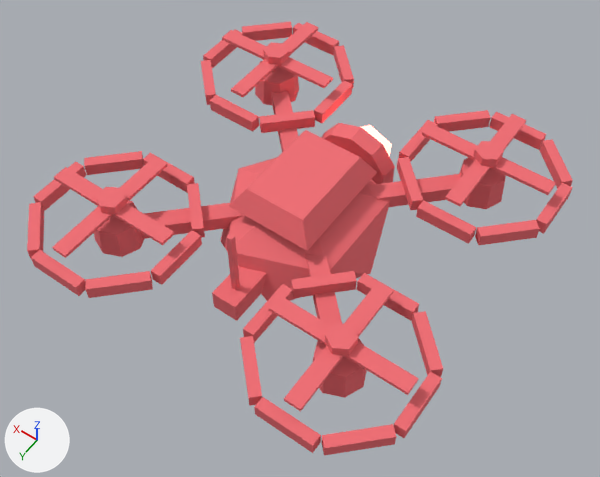
Before and after pictures for a commit that changed the glTF model public/assets/models/enemy_drone.glb.
Rendered twice from a 50 mm camera at (-0.67, 0.953, 1.424) aimed at (-0.015, 0.036, -0.017). Lighting does not change. The marker at lower left points along +X, +Y and +Z. The older version comes first. Where no turn or scale is listed for an object, it has been applied to the vertices.

Objects in the first picture: 'arm_LB', 'arm_LF', 'arm_RB', 'arm_RF', 'eye_ring', 'guard_LB', 'guard_LF', 'guard_RB', 'guard_RF', 'hull', 'motor_LB', 'rotor_LB', 'rotor_LF', 'rotor_RB', 'rotor_RF' and 4 more.
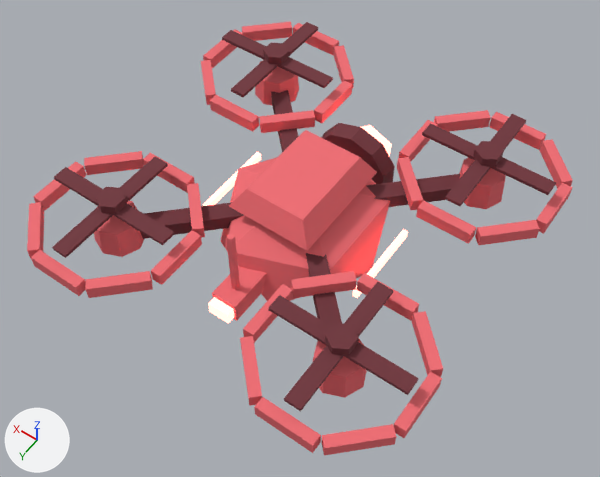
Boxes (x1, y1, x2, y2) around the edits, measured in the pictures (600 x 477 px):
'rotor_RB', recoloured (red to dark red)
    both: (268, 282, 419, 412)
'rotor_LB', recoloured (red to dark red)
    both: (52, 157, 174, 258)
'rotor_RF', recoloured (red to dark red)
    both: (422, 114, 556, 206)
'rotor_LF', recoloured (red to dark red)
    both: (222, 22, 333, 97)
'eye_ring', recoloured (red to dark red)
    both: (321, 123, 395, 184)
'arm_LB', recoloured (red to dark red)
    both: (140, 202, 244, 239)
'arm_RF', recoloured (red to dark red)
    both: (366, 174, 460, 207)
'arm_RB', recoloured (red to dark red)
    both: (306, 253, 342, 326)
'arm_LF', recoloured (red to dark red)
    both: (271, 90, 298, 152)
'hull_light_R', added
    after: (352, 229, 408, 298)
'hull_light_L', added
    after: (203, 152, 261, 206)
'tail_light', added
    after: (208, 297, 234, 324)

The change, as a diff of the scene's bpy script:
```diff
--- a/public/assets/models/enemy_drone.glb.py
+++ b/public/assets/models/enemy_drone.glb.py
@@ mat_mat_enemy_dark @@
+mat_mat_enemy_dark = principled_material('mat_enemy_dark')
+mat_mat_enemy_dark.base_color = (0.16, 0.03, 0.04)  # dark red #6f3038
+mat_mat_enemy_dark.roughness = 0.85
@@ me_eye_ring @@
 me_eye_ring.from_pydata(...)  # 20 vertices, 36 faces; spans x -0.095..0.095, y -0.02..0.02, z -0.1..0.1
-me_eye_ring.materials.append(mat_mat_enemy)  # red #f16c72
+me_eye_ring.materials.append(mat_mat_enemy_dark)  # dark red #6f3038
@@ me_arm_lb @@
 me_arm_lb.from_pydata(...)  # 8 vertices, 12 faces; spans x -0.156..0.156, y -0.156..0.156, z -0.018..0.018
-me_arm_lb.materials.append(mat_mat_enemy)  # red #f16c72
+me_arm_lb.materials.append(mat_mat_enemy_dark)  # dark red #6f3038
@@ me_arm_lf @@
 me_arm_lf.from_pydata(...)  # 8 vertices, 12 faces; spans x -0.156..0.156, y -0.156..0.156, z -0.018..0.018
-me_arm_lf.materials.append(mat_mat_enemy)  # red #f16c72
+me_arm_lf.materials.append(mat_mat_enemy_dark)  # dark red #6f3038
@@ me_arm_rb @@
 me_arm_rb.from_pydata(...)  # 8 vertices, 12 faces; spans x -0.156..0.156, y -0.156..0.156, z -0.018..0.018
-me_arm_rb.materials.append(mat_mat_enemy)  # red #f16c72
+me_arm_rb.materials.append(mat_mat_enemy_dark)  # dark red #6f3038
@@ me_arm_rf @@
 me_arm_rf.from_pydata(...)  # 8 vertices, 12 faces; spans x -0.156..0.156, y -0.156..0.156, z -0.018..0.018
-me_arm_rf.materials.append(mat_mat_enemy)  # red #f16c72
+me_arm_rf.materials.append(mat_mat_enemy_dark)  # dark red #6f3038
@@ me_rotor_lb @@
 me_rotor_lb.from_pydata(...)  # 28 vertices, 44 faces; spans x -0.15..0.15, y -0.15..0.15, z -0.004..0.025
-me_rotor_lb.materials.append(mat_mat_enemy)  # red #f16c72
+me_rotor_lb.materials.append(mat_mat_enemy_dark)  # dark red #6f3038
@@ me_rotor_lf @@
 me_rotor_lf.from_pydata(...)  # 28 vertices, 44 faces; spans x -0.15..0.15, y -0.15..0.15, z -0.004..0.025
-me_rotor_lf.materials.append(mat_mat_enemy)  # red #f16c72
+me_rotor_lf.materials.append(mat_mat_enemy_dark)  # dark red #6f3038
@@ me_rotor_rb @@
 me_rotor_rb.from_pydata(...)  # 28 vertices, 44 faces; spans x -0.15..0.15, y -0.15..0.15, z -0.004..0.025
-me_rotor_rb.materials.append(mat_mat_enemy)  # red #f16c72
+me_rotor_rb.materials.append(mat_mat_enemy_dark)  # dark red #6f3038
@@ me_rotor_rf @@
 me_rotor_rf.from_pydata(...)  # 28 vertices, 44 faces; spans x -0.15..0.15, y -0.15..0.15, z -0.004..0.025
-me_rotor_rf.materials.append(mat_mat_enemy)  # red #f16c72
+me_rotor_rf.materials.append(mat_mat_enemy_dark)  # dark red #6f3038
@@ me_tail_light @@
+me_tail_light.from_pydata(...)  # a box spanning x -0.025..0.025, y -0.01..0.01, z -0.015..0.015
+me_tail_light.materials.append(mat_mat_enemy_glow)  # red #ff897c, glowing red #ff897c
@@ me_hull_light_r @@
+me_hull_light_r.from_pydata(...)  # a box spanning x -0.006..0.006, y -0.1..0.1, z -0.009..0.009
+me_hull_light_r.materials.append(mat_mat_enemy_glow)  # red #ff897c, glowing red #ff897c
@@ ob_tail_light @@
+ob_tail_light = bpy.data.objects.new('tail_light', me_tail_light)
+ob_tail_light.location = (0.0, 0.29, 0.0)
@@ ob_hull_light_r @@
+ob_hull_light_r = bpy.data.objects.new('hull_light_R', me_hull_light_r)
+ob_hull_light_r.location = (-0.2, 0.0, 0.0)
@@ ob_hull_light_l @@
+ob_hull_light_l = bpy.data.objects.new('hull_light_L', me_hull_light_r.copy())
+ob_hull_light_l.location = (0.2, 0.0, 0.0)
```
